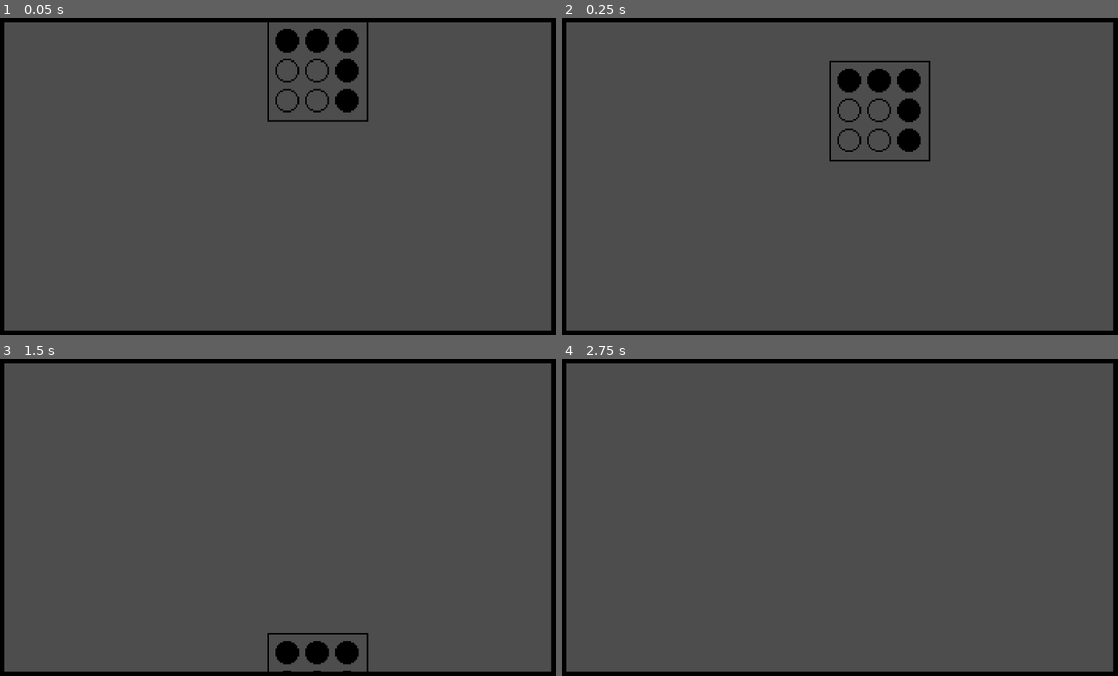
Above: before the commit, frames 1-4 (two rows, left to right).
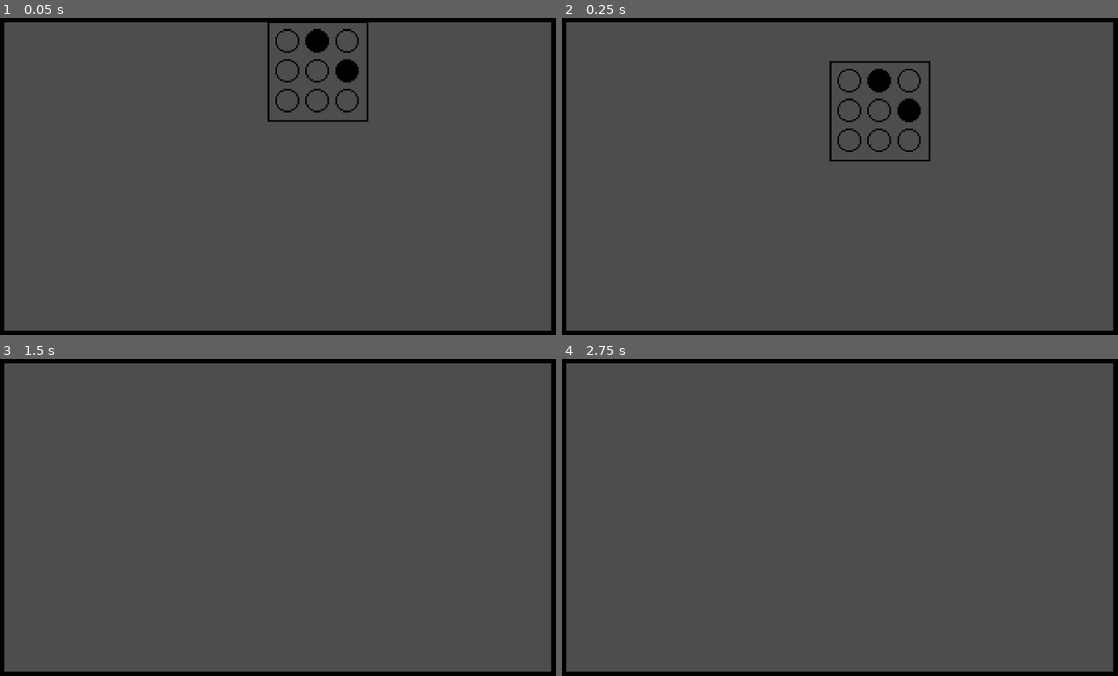
Above: after the commit, the same moments.

Repository: Ninjadude01/Flagship-Tiledrop
Game: Godot game, scene res://scenes/Main.tscn
The game is run twice, just before and just after one commit, with the same random seed, the same clock (stepped at 60 frames per second) and the same inputs.
Inputs:
- Up to frame 1 (0.05 s): no input
- Up to frame 2 (0.25 s): no input
- Up to frame 3 (1.5 s): no input
- Up to frame 4 (2.75 s): tap Enter at 2 s

The runs differ from the first frame. In frame 1, 0.7% of the frame differs, in the area x 48-67%, y 1-33%; in frame 2, 0.8%; in frame 3, 0.9%, in the area x 48-67%, y 86-99%; in frame 4, nothing differs.

Commit message:
added bottom killzone

Diff:
--- a/tile-drop/scenes/Main.tscn
+++ b/tile-drop/scenes/Main.tscn
@@ -2,10 +2,6 @@
 
 [ext_resource type="Texture2D" uid="uid://dg32r7k8aukm8" path="res://assets/main background.png" id="1_elqb8"]
 [ext_resource type="Script" uid="uid://crw5d314rb7am" path="res://scripts/main.gd" id="1_rvslj"]
-[ext_resource type="Script" uid="uid://b1bmfrd0lnora" path="res://scripts/Bottom.gd" id="3_0bbpv"]
-
-[sub_resource type="RectangleShape2D" id="RectangleShape2D_elqb8"]
-size = Vector2(1143, 96)
 
 [node name="Main" type="Node2D" unique_id=481155519]
 script = ExtResource("1_rvslj")
@@ -15,10 +11,3 @@
 position = Vector2(575.5, 322)
 scale = Vector2(1.6434661, 0.92613643)
 texture = ExtResource("1_elqb8")
-
-[node name="Bottom" type="Area2D" parent="." unique_id=86620945]
-script = ExtResource("3_0bbpv")
-
-[node name="CollisionShape2D" type="CollisionShape2D" parent="Bottom" unique_id=1737258141]
-position = Vector2(578.5, 597)
-shape = SubResource("RectangleShape2D_elqb8")
--- /dev/null
+++ b/tile-drop/scenes/bottom.tscn
@@ -0,0 +1,15 @@
+[gd_scene format=3 uid="uid://brw8c6pb78n2o"]
+
+[ext_resource type="Script" uid="uid://b1bmfrd0lnora" path="res://scripts/Bottom.gd" id="1_52d47"]
+
+[sub_resource type="RectangleShape2D" id="RectangleShape2D_elqb8"]
+size = Vector2(3584, 40)
+
+[node name="Bottom" type="Area2D" unique_id=503538498]
+script = ExtResource("1_52d47")
+
+[node name="CollisionShape2D" type="CollisionShape2D" parent="." unique_id=1080218098]
+position = Vector2(730, 625)
+shape = SubResource("RectangleShape2D_elqb8")
+
+[connection signal="body_entered" from="." to="." method="_on_body_entered"]
--- a/tile-drop/scripts/Bottom.gd
+++ b/tile-drop/scripts/Bottom.gd
@@ -1,11 +1,5 @@
 extends Area2D
+signal area_hit
 
-
-# Called when the node enters the scene tree for the first time.
-func _ready() -> void:
-	pass # Replace with function body.
-
-
-# Called every frame. 'delta' is the elapsed time since the previous frame.
-func _process(_delta: float) -> void:
-	pass
+func _on_body_entered(_body: Node2D):
+	area_hit.emit()
--- a/tile-drop/scripts/main.gd
+++ b/tile-drop/scripts/main.gd
@@ -21,7 +21,7 @@
 
 	number = randi_range(1, 10)
 	number2 = randi_range(1, 1000)
-
+	number = 1
 	if (number == 1):
 		var tile_1 = tile1.instantiate()
 		tile_1.global_position = global_position + Vector2 (number2, 0)
--- a/tile-drop/scripts/tile_1.gd
+++ b/tile-drop/scripts/tile_1.gd
@@ -1,8 +1,19 @@
 extends RigidBody2D
+@export var bottom: PackedScene
 @onready var body: RigidBody2D = $"."
 
-func _ready() -> void:
+func _ready():
+
 	body.linear_velocity = Vector2(0, 400)
 
-func _on_body_entered(_body: Area2D):
+	var bottom_scene = preload("res://scenes/bottom.tscn")
+	var bottoms = bottom_scene.instantiate()
+
+	bottoms.global_position = global_position + Vector2 (0, 0)
+
+	get_tree().current_scene.add_child(bottoms)
+	bottoms.area_hit.connect(_on_area_entered)
+
+
+func _on_area_entered():
 	queue_free()
--- a/tile-drop/scripts/tile_2.gd
+++ b/tile-drop/scripts/tile_2.gd
@@ -3,6 +3,3 @@
 
 func _ready() -> void:
 	body.linear_velocity = Vector2(0, 400)
-
-func _on_body_entered(_body: Area2D):
-	queue_free()
